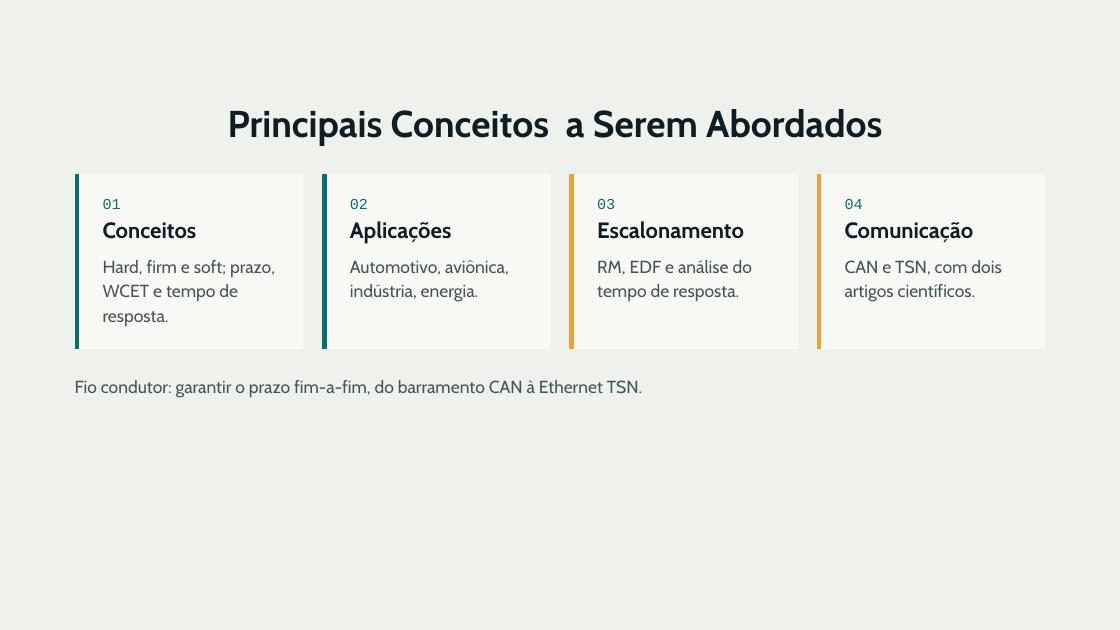
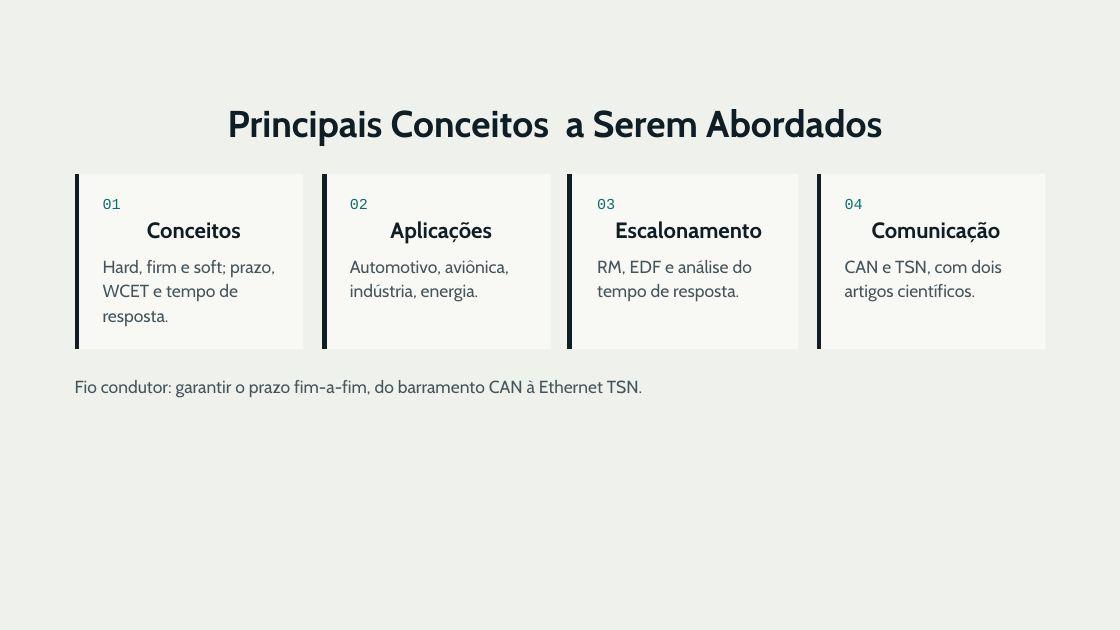
Before and after one commit to Balduino-BD/Trabalho_Distribuido, a slide deck: slide 2 of Apresentação/Sistemas Distribuídos de Tempo Real_Balduino_Felipe.pptx. Drawn at 1120x630 pixels with LibreOffice and Linux fonts; fonts in the diff are those of the drawing. Boxes give left, top, right and bottom in pixels: in the first picture for what was removed or moved away, otherwise in the second. Text is boxed around its words. In the diff, an @@ line names an element or a change of style, - is before the commit and + after.

```diff
--- a/Apresentação/Sistemas Distribuídos de Tempo Real_Balduino_Felipe.pptx
+++ b/Apresentação/Sistemas Distribuídos de Tempo Real_Balduino_Felipe.pptx
@@ line (77, 174) - (77, 350): stroke #0B6E6E 4 pt to #0F1E24 4 pt @@
@@ line (324, 174) - (324, 350): stroke #0B6E6E 4 pt to #0F1E24 4 pt @@
@@ line (570, 174) - (570, 350): stroke #E9A23B 4 pt to #0F1E24 4 pt @@
@@ line (819, 174) - (819, 350): stroke #E9A23B 4 pt to #0F1E24 4 pt @@
@@ alignment left to centre in 4 elements at <box>147,222,241,239</box>, <box>390,221,492,244</box>, <box>615,221,762,239</box>, <box>872,222,1001,242</box> @@
```
Also in this commit, not shown: 8 other slides changed, 1 slide removed.
